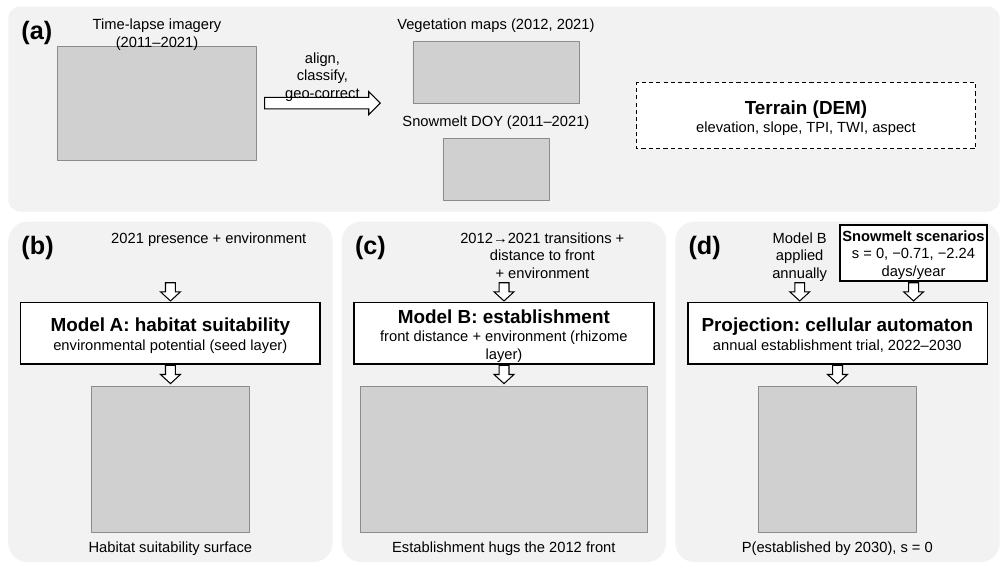
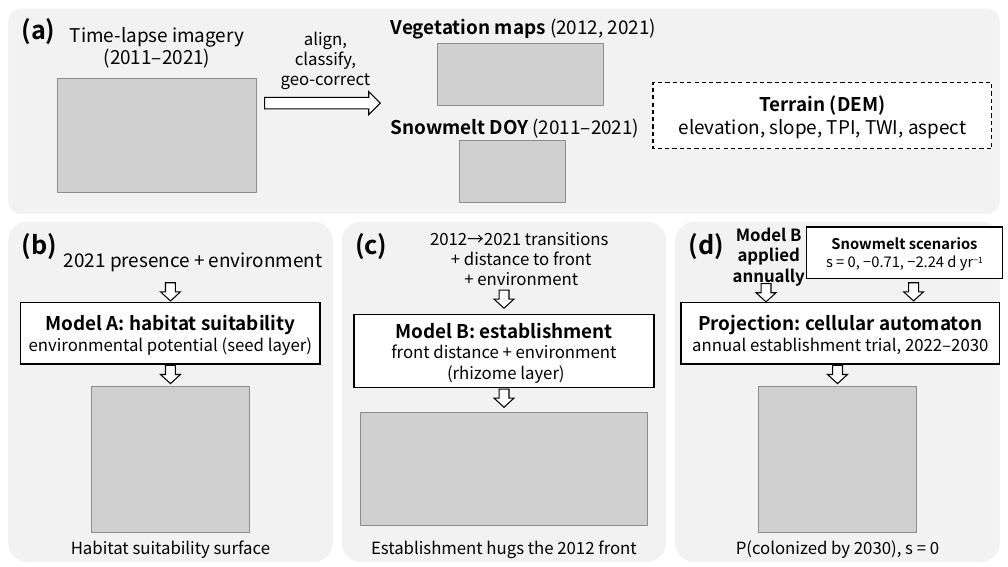
Before and after one commit to 0kam/SasaSDMPaper, a slide deck: slide 1 of paper/files/SasaPaper_Figures_v2.pptx. Drawn at 1008x567 pixels with LibreOffice and Linux fonts; fonts in the diff are those of the drawing; grey boxes stand for pictures. Boxes give left, top, right and bottom in pixels: in the first picture for what was removed or moved away, otherwise in the second. Text is boxed around its words. In the diff, an @@ line names an element or a change of style, - is before the commit and + after.

```diff
--- a/paper/files/SasaPaper_Figures_v2.pptx
+++ b/paper/files/SasaPaper_Figures_v2.pptx
@@ text "Time-lapse imagery": place and size @@
-text "Time-lapse imagery" at [93,18,221,50]
+text "Time-lapse imagery" at [70,27,244,68]
@@ text "Time-lapse imagery" at [70,27,244,68]: size 14 to 18 pt, font Arial to Noto Sans CJK JP @@
@@ text "align,": place and size @@
-text "align," at [285,52,359,101]
+text "align," at [281,31,371,89]
@@ text "Vegetation maps (2012, 2021)" at [391,18,656,39]: size 14 to 18 pt, font Arial to Noto Sans CJK JP; bold on in "Vegetation maps" @@
@@ picture: place and size @@
-picture at [413,42,579,104]
+picture at [437,43,603,105]
@@ picture: place and size @@
-picture at [58,46,256,160]
+picture at [58,78,256,192]
@@ rectangle "Terrain (DEM)": place and size @@
-rectangle "Terrain (DEM)" at [637,82,975,148]
+rectangle "Terrain (DEM)" at [653,82,992,148]
@@ rectangle "Terrain (DEM)" at [653,82,992,148]: font Arial to Noto Sans CJK JP; size 14 to 18 pt in "elevation, slope, TPI, TWI, aspect" @@
@@ text "Snowmelt DOY (2011–2021)": place and size @@
-text "Snowmelt DOY (2011–2021)" at [402,115,589,129]
+text "Snowmelt DOY (2011–2021)" at [391,118,640,138]
@@ text "Snowmelt DOY (2011–2021)" at [391,118,640,138]: size 14 to 18 pt, font Arial to Noto Sans CJK JP; bold on in "Snowmelt DOY" @@
@@ picture: place and size @@
-picture at [443,138,550,200]
+picture at [460,141,566,203]
@@ size 14 to 16 pt, font Arial to Noto Sans CJK JP in 4 elements at [71,540,270,558], [371,540,636,559], [281,31,371,89], [430,232,609,290] @@
@@ text "2012→2021 transitions + distance to ...": place and size @@
-text "2012→2021 transitions + distance to ..." at [460,232,612,278]
+text "2012→2021 transitions + distance to ..." at [430,232,609,290]
@@ font Arial to Noto Sans CJK JP in 4 elements at [21,18,55,44], [21,233,56,259], [355,233,387,259], [689,233,724,259] @@
@@ text "Model B applied annually": place and size @@
-text "Model B applied annually" at [772,232,827,281]
+text "Model B applied annually" at [733,227,805,287]
@@ text "Model B applied annually" at [733,227,805,287]: size 14 to 16 pt, font Arial to Noto Sans CJK JP, bold on @@
@@ rectangle "Snowmelt scenarios": place and size @@
-rectangle "Snowmelt scenarios" at [840,225,988,281]
+rectangle "Snowmelt scenarios" at [807,228,1003,279]
@@ text in rectangle at [831,237,978,250]: font Arial to Noto Sans CJK JP in "Snowmelt scenarios" @@
@@ text "2021 presence + environment" at [64,252,323,272]: size 14 to 18 pt, font Arial to Noto Sans CJK JP @@
@@ text "2021 presence + environment": place and size @@
-text "2021 presence + environment" at [111,232,306,246]
+text "2021 presence + environment" at [64,252,323,272]
@@ text in rectangle at [826,255,982,271]: text changed; font Arial to Noto Sans CJK JP @@
-s = 0, −0.71, −2.24 days/year
+s = 0, −0.71, −2.24 d yr−1
@@ right arrow: place and size @@
-right arrow at [495,283,514,301]
+right arrow at [495,290,514,309]
@@ right arrow: place and size @@
-right arrow at [790,283,810,301]
+right arrow at [756,284,776,302]
@@ rectangle "Model A: habitat suitability" at [20,302,320,364]: font Arial to Noto Sans CJK JP; size 14 to 16 pt in "environmental potential (seed layer)" @@
@@ rectangle "Model B: establishment": place and size @@
-rectangle "Model B: establishment" at [355,302,654,364]
+rectangle "Model B: establishment" at [355,315,654,387]
@@ rectangle "Model B: establishment" at [355,315,654,387]: font Arial to Noto Sans CJK JP; size 14 to 16 pt in "front distance + environment (rhizome layer)" @@
@@ rectangle "Projection: cellular automaton": place and size @@
-rectangle "Projection: cellular automaton" at [688,302,988,364]
+rectangle "Projection: cellular automaton" at [681,302,1000,364]
@@ rectangle "Projection: cellular automaton" at [681,302,1000,364]: font Arial to Noto Sans CJK JP; size 14 to 16 pt in "annual establishment trial, 2022–2030" @@
@@ right arrow: place and size @@
-right arrow at [495,365,514,383]
+right arrow at [495,389,514,408]
@@ picture: place and size @@
-picture at [361,386,647,533]
+picture at [361,413,647,526]
@@ text at [736,540,939,558]: text changed; size 14 to 16 pt; font Arial to Noto Sans CJK JP @@
-P(established by 2030), s = 0
+P(colonized by 2030), s = 0
```
Also in this commit, not shown: 2 other files.
